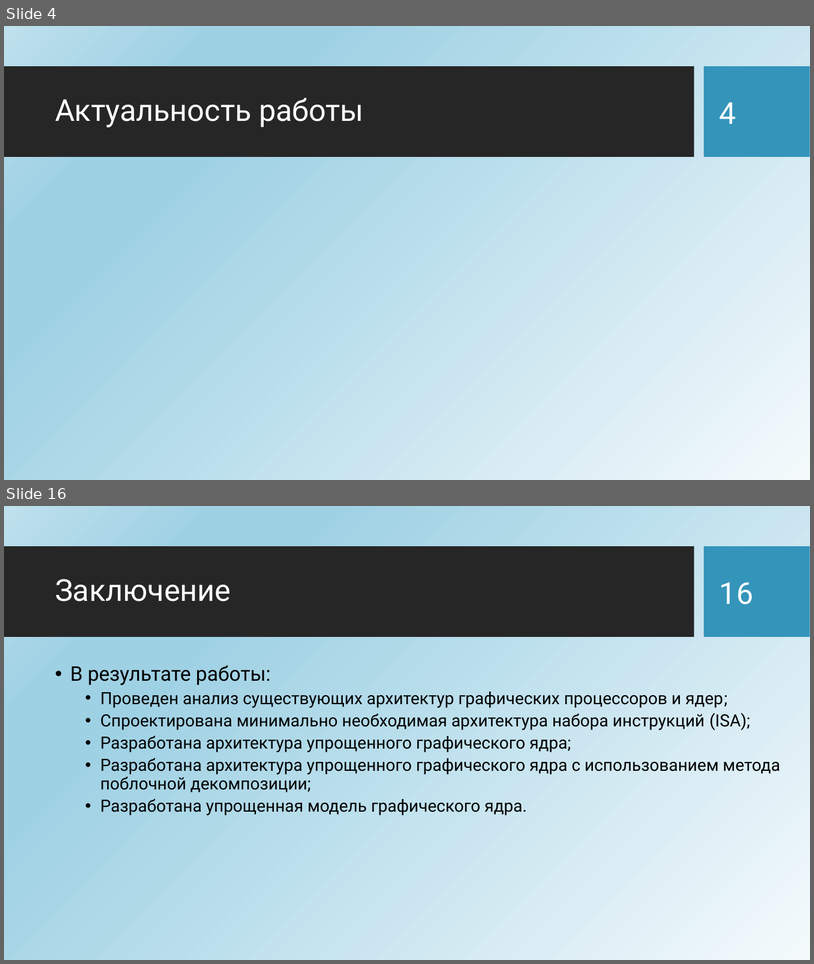
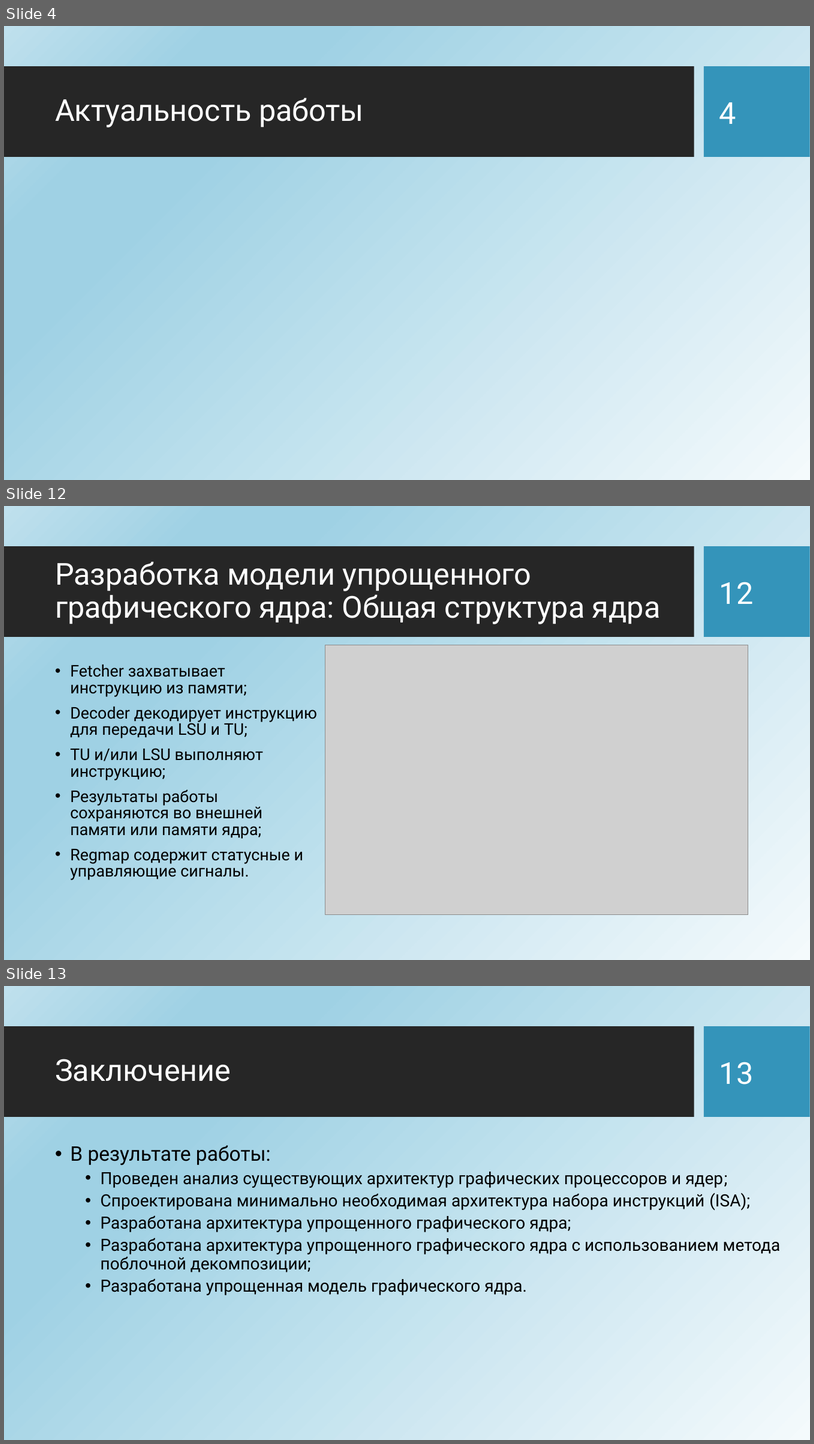
Before and after one commit to HaMeNopeDiot/hardware_gpu, a slide deck: docs/starukhin_dissertation/magister_pres.pptx. Shown one above the other, each under a label of ours: slides 4 and 16 before the commit, slides 4, 12 and 13 after it; the slides between them are not shown. The pictures are 814x964 and 814x1444 pixels, drawn with LibreOffice and Linux fonts; fonts in the diff are those of the drawing; grey boxes stand for pictures; background and template pictures are left out. Boxes give left, top, right and bottom in pixels: in the first picture for what was removed or moved away, otherwise in the second. Text is boxed around its words. In the diff, an @@ line names an element or a change of style, - is before the commit and + after.

```diff
--- a/docs/starukhin_dissertation/magister_pres.pptx
+++ b/docs/starukhin_dissertation/magister_pres.pptx
@@ slide 12 added at (x1=4, y1=506, x2=810, y2=960), background picture (left out); not listed: 2 template elements that a slide beside it also shows @@
@@ title added at (x1=55, y1=561, x2=661, y2=624), 36 pt, text #FFFFFF @@
+Разработка модели упрощенного графического ядра: Общая структура ядра
@@ page number added at (x1=720, y1=582, x2=754, y2=604), 36 pt, text #FFFFFF @@
+12
@@ picture added at (x1=325, y1=645, x2=749, y2=915) @@
@@ text added at (x1=70, y1=664, x2=317, y2=880), 19.2 pt, text #000000 @@
+• Fetcher захватывает инструкцию из памяти;
+• Decoder декодирует инструкцию для передачи LSU и TU;
+• TU и/или LSU выполняют инструкцию;
+• Результаты работы сохраняются во внешней памяти или памяти ядра;
+• Regmap содержит статусные и управляющие сигналы.
@@ what was slide 16 is now slide 13 @@
@@ page number at (x1=720, y1=1062, x2=754, y2=1084): text changed @@
-16
+13
```
Also in this commit, not shown: 1 slide changed, 7 other slides added, 11 slides removed.
